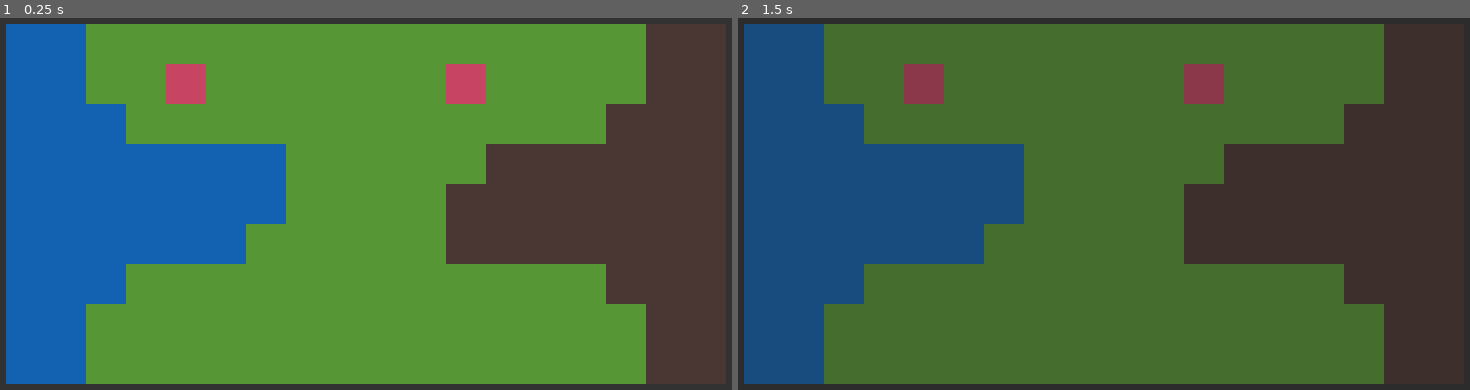
Above: before the commit, frames 1-2 (left to right).
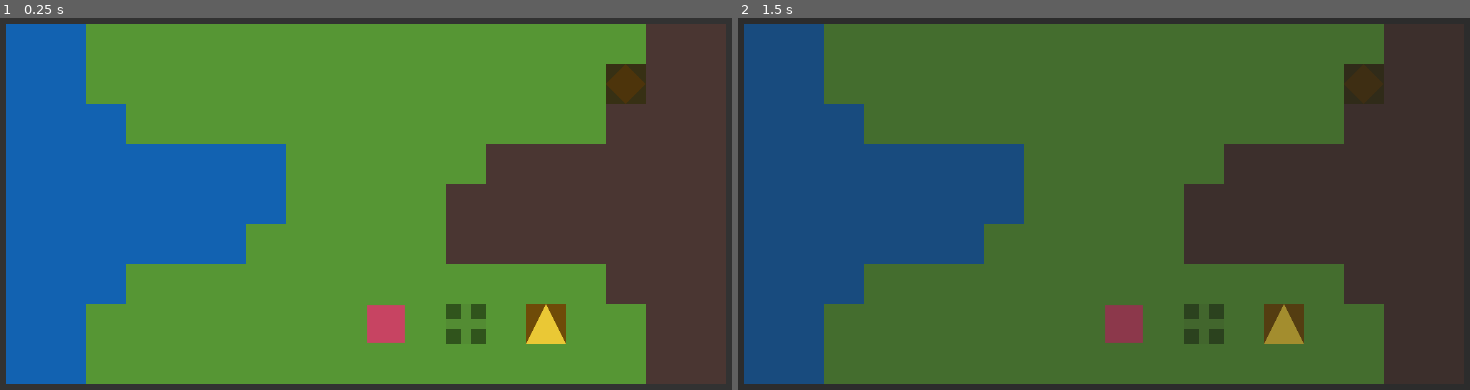
Above: after the commit, the same moments.

Repository: Xaklor/Build-a-Bot-Workshop
Game: Godot game, scene res://scenes/main.tscn
The game is run twice, just before and just after one commit, with the same random seed, the same clock (stepped at 60 frames per second) and the same inputs.
Inputs (mouse positions are in pixels of both pictures, inside the frame that each line leads up to):
- Up to frame 1 (0.25 s): no input
- Up to frame 2 (1.5 s): tap Enter at 0.5 s; move the mouse to (1279, 181) at 0.52 s; click (1279, 181) at 0.6 s; right-click (1279, 181) at 0.8 s; tap Space (timestop) at 1.25 s; move the mouse to (942, 226) at 1.27 s; right-click (942, 226) at 1.35 s

The runs differ from the first frame. In frame 1, 3.2% of the frame differs, in the area x 22-89%, y 12-88%; in frame 2, 3.2%.

Commit message:
added mines, repositories, and harvest behavior

Diff:
--- a/project.godot
+++ b/project.godot
@@ -20,6 +20,10 @@
 window/size/viewport_width=1280
 window/size/viewport_height=704
 
+[global_group]
+
+repositories=""
+
 [input]
 
 lc={
--- a/scenes/main.tscn
+++ b/scenes/main.tscn
@@ -1,9 +1,12 @@
-[gd_scene load_steps=8 format=4 uid="uid://bhmq5f3vg5p5e"]
+[gd_scene load_steps=11 format=4 uid="uid://bhmq5f3vg5p5e"]
 
 [ext_resource type="Script" uid="uid://bwncan3rjv7e2" path="res://scripts/main.gd" id="1_jyhfs"]
 [ext_resource type="Texture2D" uid="uid://danfn2f2rmdgr" path="res://assets/basic tileset.png" id="1_o5qli"]
 [ext_resource type="Script" uid="uid://dxxe5j4nvrw4s" path="res://scripts/tile_map.gd" id="1_sugp2"]
 [ext_resource type="PackedScene" uid="uid://vww06adkxjjq" path="res://scenes/robot.tscn" id="2_0wfyh"]
+[ext_resource type="PackedScene" uid="uid://cpxpckcp3810l" path="res://scenes/robot_factory.tscn" id="4_tbgi4"]
+[ext_resource type="PackedScene" uid="uid://diahunbpiy6p0" path="res://scenes/repository.tscn" id="6_tefeu"]
+[ext_resource type="PackedScene" uid="uid://cxkjehvkb3ect" path="res://scenes/mine.tscn" id="7_o6xl0"]
 
 [sub_resource type="NavigationPolygon" id="NavigationPolygon_o5qli"]
 vertices = PackedVector2Array(32, 32, -32, 32, -32, -32, 32, -32)
@@ -41,11 +44,18 @@
 navigation_enabled = false
 script = ExtResource("1_sugp2")
 
+[node name="robot_factory" parent="." instance=ExtResource("4_tbgi4")]
+position = Vector2(800, 544)
+robot_scene = ExtResource("2_0wfyh")
+
+[node name="repository" parent="." instance=ExtResource("6_tefeu")]
+position = Vector2(928, 544)
+
+[node name="mine" parent="." instance=ExtResource("7_o6xl0")]
+position = Vector2(1056, 160)
+
 [node name="robot" parent="." instance=ExtResource("2_0wfyh")]
-position = Vector2(352, 160)
-
-[node name="robot2" parent="." instance=ExtResource("2_0wfyh")]
-position = Vector2(800, 160)
+position = Vector2(672, 544)
 
 [node name="dimmer" type="ColorRect" parent="."]
 visible = false
--- /dev/null
+++ b/scenes/mine.tscn
@@ -0,0 +1,43 @@
+[gd_scene load_steps=3 format=3 uid="uid://cxkjehvkb3ect"]
+
+[ext_resource type="Script" uid="uid://ckqvsfs5v2bfp" path="res://scripts/mine.gd" id="1_kqr42"]
+
+[sub_resource type="RectangleShape2D" id="RectangleShape2D_ku5q0"]
+size = Vector2(64, 64)
+
+[node name="mine" type="Area2D"]
+script = ExtResource("1_kqr42")
+metadata/harvestable = true
+
+[node name="hitbox" type="CollisionShape2D" parent="."]
+shape = SubResource("RectangleShape2D_ku5q0")
+
+[node name="color" type="ColorRect" parent="."]
+offset_left = -32.0
+offset_top = -32.0
+offset_right = 32.0
+offset_bottom = 32.0
+color = Color(0.215686, 0.188235, 0.0784314, 1)
+
+[node name="diamond" type="Polygon2D" parent="."]
+color = Color(0.305882, 0.203922, 0.0470588, 1)
+polygon = PackedVector2Array(-32, 0, 0, -32, 32, 0, 0, 32)
+
+[node name="progress_bar" type="ProgressBar" parent="."]
+visible = false
+offset_left = 40.0
+offset_top = -32.0
+offset_right = 48.0
+offset_bottom = 32.0
+value = 100.0
+fill_mode = 3
+show_percentage = false
+
+[node name="empty_highlight" type="ColorRect" parent="."]
+visible = false
+offset_left = -32.0
+offset_top = -32.0
+offset_right = 32.0
+offset_bottom = 32.0
+mouse_filter = 2
+color = Color(0.207843, 0.207843, 0.207843, 0.541176)
--- /dev/null
+++ b/scenes/repository.tscn
@@ -0,0 +1,34 @@
+[gd_scene load_steps=3 format=3 uid="uid://diahunbpiy6p0"]
+
+[ext_resource type="Script" uid="uid://bieyoj2ssqy3k" path="res://scripts/repository.gd" id="1_cja7j"]
+
+[sub_resource type="RectangleShape2D" id="RectangleShape2D_jx1s0"]
+size = Vector2(64, 64)
+
+[node name="repository" type="Area2D" groups=["repositories"]]
+script = ExtResource("1_cja7j")
+
+[node name="hitbox" type="CollisionShape2D" parent="."]
+shape = SubResource("RectangleShape2D_jx1s0")
+
+[node name="color" type="ColorRect" parent="."]
+offset_left = -32.0
+offset_top = -32.0
+offset_right = 32.0
+offset_bottom = 32.0
+mouse_filter = 2
+color = Color(0.436087, 0.294018, 0.0314384, 1)
+
+[node name="triangle" type="Polygon2D" parent="."]
+color = Color(0.919162, 0.784667, 0.209681, 1)
+polygon = PackedVector2Array(-32, 32, 0, -32, 32, 32)
+
+[node name="progress_bar" type="ProgressBar" parent="."]
+visible = false
+offset_left = 40.0
+offset_top = -32.0
+offset_right = 48.0
+offset_bottom = 35.0
+mouse_filter = 2
+fill_mode = 3
+show_percentage = false
--- a/scenes/robot.tscn
+++ b/scenes/robot.tscn
@@ -3,12 +3,15 @@
 [ext_resource type="Script" uid="uid://4lccil06vgh1" path="res://scripts/robot.gd" id="1_br0rw"]
 
 [sub_resource type="RectangleShape2D" id="RectangleShape2D_gl0xr"]
-size = Vector2(64, 64)
+size = Vector2(60, 60)
 
 [node name="robot" type="Area2D"]
 process_mode = 1
 input_pickable = false
 script = ExtResource("1_br0rw")
+
+[node name="hitbox" type="CollisionShape2D" parent="."]
+shape = SubResource("RectangleShape2D_gl0xr")
 
 [node name="color" type="ColorRect" parent="."]
 anchors_preset = 8
@@ -16,10 +19,10 @@
 anchor_top = 0.5
 anchor_right = 0.5
 anchor_bottom = 0.5
-offset_left = -32.0
-offset_top = -32.0
-offset_right = 32.0
-offset_bottom = 32.0
+offset_left = -30.0
+offset_top = -30.0
+offset_right = 30.0
+offset_bottom = 30.0
 grow_horizontal = 2
 grow_vertical = 2
 size_flags_horizontal = 4
@@ -27,13 +30,10 @@
 mouse_filter = 2
 color = Color(0.780392, 0.266667, 0.384314, 1)
 
-[node name="hitbox" type="CollisionShape2D" parent="."]
-shape = SubResource("RectangleShape2D_gl0xr")
-
 [node name="select_highlight" type="ColorRect" parent="."]
 visible = false
-offset_left = -32.0
-offset_top = -32.0
-offset_right = 32.0
-offset_bottom = 32.0
+offset_left = -30.0
+offset_top = -30.0
+offset_right = 30.0
+offset_bottom = 30.0
 color = Color(1, 1, 1, 0.359)
--- /dev/null
+++ b/scenes/robot_factory.tscn
@@ -0,0 +1,32 @@
+[gd_scene load_steps=3 format=3 uid="uid://cpxpckcp3810l"]
+
+[ext_resource type="Script" uid="uid://cmkkli06j15cn" path="res://scripts/robot_factory.gd" id="1_p4cd4"]
+
+[sub_resource type="RectangleShape2D" id="RectangleShape2D_vrxw0"]
+size = Vector2(64, 64)
+
+[node name="robot_factory" type="Area2D"]
+script = ExtResource("1_p4cd4")
+
+[node name="hitbox" type="CollisionShape2D" parent="."]
+shape = SubResource("RectangleShape2D_vrxw0")
+
+[node name="color" type="ColorRect" parent="."]
+offset_left = -32.0
+offset_top = -32.0
+offset_right = 32.0
+offset_bottom = 32.0
+color = Color(0.18687, 0.32854, 0.109116, 1)
+
+[node name="plus" type="Polygon2D" parent="."]
+position = Vector2(-32, -32)
+color = Color(0.326931, 0.550916, 0.201921, 1)
+polygon = PackedVector2Array(24, 0, 24, 24, 0, 24, 0, 40, 24, 40, 24, 64, 40, 64, 40, 40, 64, 40, 64, 24, 40, 24, 40, 0)
+
+[node name="error_highlight" type="ColorRect" parent="."]
+offset_left = -32.0
+offset_top = -32.0
+offset_right = 32.0
+offset_bottom = 32.0
+mouse_filter = 2
+color = Color(0.862745, 0.270588, 0.337255, 0)
--- /dev/null
+++ b/scripts/mine.gd
@@ -0,0 +1,13 @@
+extends Area2D
+
+@export var inventory = 100
+
+func update():
+	$progress_bar.value = inventory
+	if inventory < 100 and inventory > 0:
+		$progress_bar.visible = true
+
+	if inventory <= 0:
+		set_meta("harvestable", false)
+		$progress_bar.visible = false
+		$empty_highlight.visible = true
--- /dev/null
+++ b/scripts/repository.gd
@@ -0,0 +1,15 @@
+extends Area2D
+
+@export var inventory = 0
+
+func _ready():
+	pass
+
+func _mouse_enter() -> void:
+	$progress_bar.visible = true
+
+func _mouse_exit() -> void:
+	$progress_bar.visible = false
+
+func update():
+	$progress_bar.value = inventory
--- a/scripts/robot.gd
+++ b/scripts/robot.gd
@@ -1,24 +1,37 @@
 extends Area2D
 
-@export var speed = 400
-@onready var tile_map = $"../tile_map"
+@export var speed = 800
+@onready var tile_map: TileMapLayer = get_tree().get_root().get_node("main").get_node("tile_map")
 @onready var main = get_tree().get_root().get_node("main")
 
+enum state {
+	IDLE,
+	HARVESTING
+}
+
+var status: state = state.IDLE
 var path: Array[Vector2i]
-var idle = true
 var selected = false
 var stopped = false
 var mobility = "land"
-var claimed_pos
+var item = 0
+var claimed_pos: Vector2i
+var harvest_target: Node2D
+var harvest_pos: Vector2i
+var repository_target: Node2D
+var repository_pos: Vector2i
 
 func _ready():
-	claimed_pos = position
-	tile_map.claim_pos(tile_map.local_to_map(claimed_pos))
+	claimed_pos = tile_map.local_to_map(position)
+	tile_map.claim_pos(claimed_pos)
 	main.stop_time.connect(_on_timestop)
 
 func _process(delta):
 	if not stopped:
-		# if we have a path that's been set, move to the next point in the path
+		########################################
+		# FIRST:
+		# if already on a path, continue walking
+		########################################
 		if not path.is_empty():
 			var target = tile_map.map_to_local(path[0])
 			global_position = global_position.move_toward(target, speed * delta)
@@ -27,26 +40,57 @@
 			if global_position == target:
 				path.pop_front()
 
+		################################################################
+		# SECOND:
+		# if idle and standing on a harvestable object, start harvesting
+		################################################################
+		elif status == state.IDLE and get_overlapping_areas().any(func(x): return x.has_meta("harvestable") and x.get_meta("harvestable")):
+			status = state.HARVESTING
+			# record harvest target
+			var harvest_list = get_overlapping_areas()
+			harvest_target = harvest_list[harvest_list.find_custom(func(x): return x.get_meta("harvestable"))]
+			harvest_pos = tile_map.local_to_map(harvest_target.position)
+			# record repository target
+			var repository_list = get_tree().get_nodes_in_group("repositories")
+			repository_target = repository_list[0]
+			repository_pos = tile_map.local_to_map(repository_target.position)
+
+		##############################################################################
+		# THIRD:
+		# if harvesting and standing on a harvestable object, bring item to repository
+		##############################################################################
+		elif status == state.HARVESTING and get_overlapping_areas().any(func(x): return x.has_meta("harvestable") and x.get_meta("harvestable")):
+			harvest_target.inventory -= 20
+			harvest_target.update()
+			path = navigate(repository_pos)
+			if not path.is_empty():
+				update_claimed_position(repository_pos)
+
+		########################################################################
+		# FOURTH:
+		# if harvesting and standing on a repository, insert item and fetch more
+		########################################################################
+		elif status == state.HARVESTING and get_overlapping_areas().any(func(x): return x == repository_target):
+			repository_target.inventory += 10
+			repository_target.update()
+			if harvest_target.inventory > 0:
+				path = navigate(harvest_pos)
+				if not path.is_empty():
+					update_claimed_position(harvest_pos)
+			else:
+				status = state.IDLE
+
 func _input(event: InputEvent) -> void:
 	if Input.is_action_just_pressed("lc"):
-		var click_pos = get_global_mouse_position()
-		if selected and tile_map.is_point_walkable(click_pos, mobility):
-			selected = false
-			$select_highlight.visible = false
-			match mobility:
-				"land":
-					path = tile_map.land_astar.get_id_path(
-						tile_map.local_to_map(global_position),
-						tile_map.local_to_map(click_pos)
-						# ignore the first item in the array, it's our current position
-						).slice(1)
-				"water":
-					path = tile_map.water_astar.get_id_path(tile_map.local_to_map(global_position),	tile_map.local_to_map(click_pos)).slice(1)
-				"flight":
-					path = tile_map.flight_astar.get_id_path(tile_map.local_to_map(global_position), tile_map.local_to_map(click_pos)).slice(1)
+		if selected:
+			var click_pos = tile_map.local_to_map(get_global_mouse_position())
+			path = navigate(click_pos)
+			if not path.is_empty():
+				selected = false
+				$select_highlight.visible = false
+				update_claimed_position(click_pos)
 
-			update_claimed_position(click_pos)
-
+		# select self to listen to orders
 		elif $color.get_rect().has_point(get_local_mouse_position()):
 			selected = true
 			$select_highlight.visible = true
@@ -66,9 +110,26 @@
 
 
 func update_claimed_position(pos: Vector2):
-	tile_map.claim_pos(tile_map.local_to_map(claimed_pos), false)
+	tile_map.claim_pos(claimed_pos, false)
 	claimed_pos = pos
-	tile_map.claim_pos(tile_map.local_to_map(claimed_pos))
+	tile_map.claim_pos(claimed_pos)
 
-func _on_timestop(b):
+func abandon_orders():
+	pass
+
+# returns shortest path to the target position if possible, takes grid coords
+func navigate(target):
+	var out: Array[Vector2i] = []
+	if tile_map.is_point_walkable(target, mobility):
+		match mobility:
+			"land":
+				out = tile_map.land_astar.get_id_path(tile_map.local_to_map(global_position),	target).slice(1)
+			"water":
+				out = tile_map.water_astar.get_id_path(tile_map.local_to_map(global_position),	target).slice(1)
+			"flight":
+				out = tile_map.flight_astar.get_id_path(tile_map.local_to_map(global_position), target).slice(1)
+
+	return out
+
+func _on_timestop(b: bool):
 	stopped = b
--- /dev/null
+++ b/scripts/robot_factory.gd
@@ -0,0 +1,38 @@
+extends Area2D
+
+@onready var tile_map: TileMapLayer = get_tree().get_root().get_node("main").get_node("tile_map")
+@onready var main: Node = get_tree().get_root().get_node("main")
+@export var robot_scene: PackedScene
+
+var pos
+
+func _ready():
+	pos = tile_map.local_to_map(position)
+
+func _process(delta: float) -> void:
+	if $error_highlight.color.a > 0:
+		$error_highlight.color.a -= 0.01
+
+func _input(event: InputEvent) -> void:
+	if Input.is_action_just_pressed("lc") and $color.get_rect().has_point(get_local_mouse_position()):
+		var repository = get_tree().get_nodes_in_group("repositories")[0]
+		if repository.inventory <= 0:
+			$error_highlight.color.a = 1
+
+		else:
+			repository.inventory -= 10
+			repository.update()
+			var target = pos
+			if not tile_map.land_astar.is_point_solid(pos + Vector2i(1, 0)):
+				target = pos + Vector2i(1, 0)
+			elif not tile_map.land_astar.is_point_solid(pos + Vector2i(-1, 0)):
+				target = pos + Vector2i(-1, 0)
+			elif not tile_map.land_astar.is_point_solid(pos + Vector2i(0, 1)):
+				target = pos + Vector2i(0, 1)
+			elif not tile_map.land_astar.is_point_solid(pos + Vector2i(0, -1)):
+				target = pos + Vector2i(0, -1)
+
+			if target != pos:
+				var robot = robot_scene.instantiate()
+				robot.position = tile_map.map_to_local(target)
+				main.add_child(robot)
--- a/scripts/tile_map.gd
+++ b/scripts/tile_map.gd
@@ -42,16 +42,15 @@
 					land_astar.set_point_solid(pos)
 
 func is_point_walkable(point, mobility):
-	var pos = local_to_map(point)
 	match mobility:
 		"land":
-			if land_astar.region.has_point(pos) and not land_astar.is_point_solid(pos):
+			if land_astar.region.has_point(point) and not land_astar.is_point_solid(point):
 				return true
 		"water":
-			if water_astar.region.has_point(pos) and not water_astar.is_point_solid(pos):
+			if water_astar.region.has_point(point) and not water_astar.is_point_solid(point):
 				return true
 		"flight":
-			if flight_astar.region.has_point(pos) and not flight_astar.is_point_solid(pos):
+			if flight_astar.region.has_point(point) and not flight_astar.is_point_solid(point):
 				return true
 		_:
 			return false
Not shown, added: scripts/mine.gd.uid
Not shown, added: scripts/repository.gd.uid
Not shown, added: scripts/robot_factory.gd.uid
